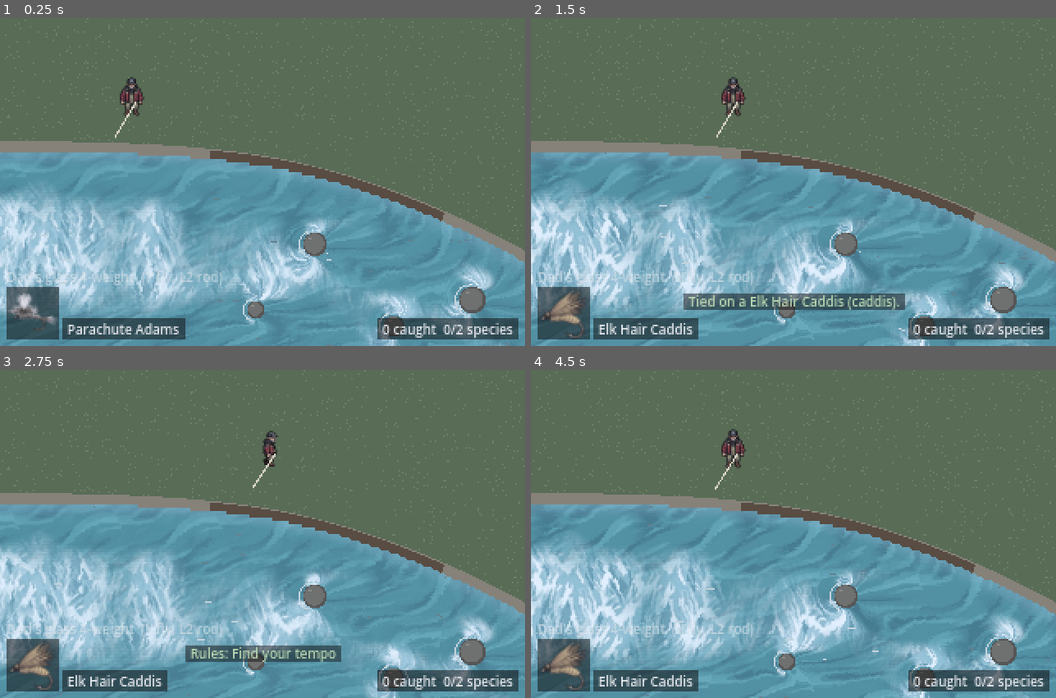
Above: before the commit, frames 1-4 (two rows, left to right).
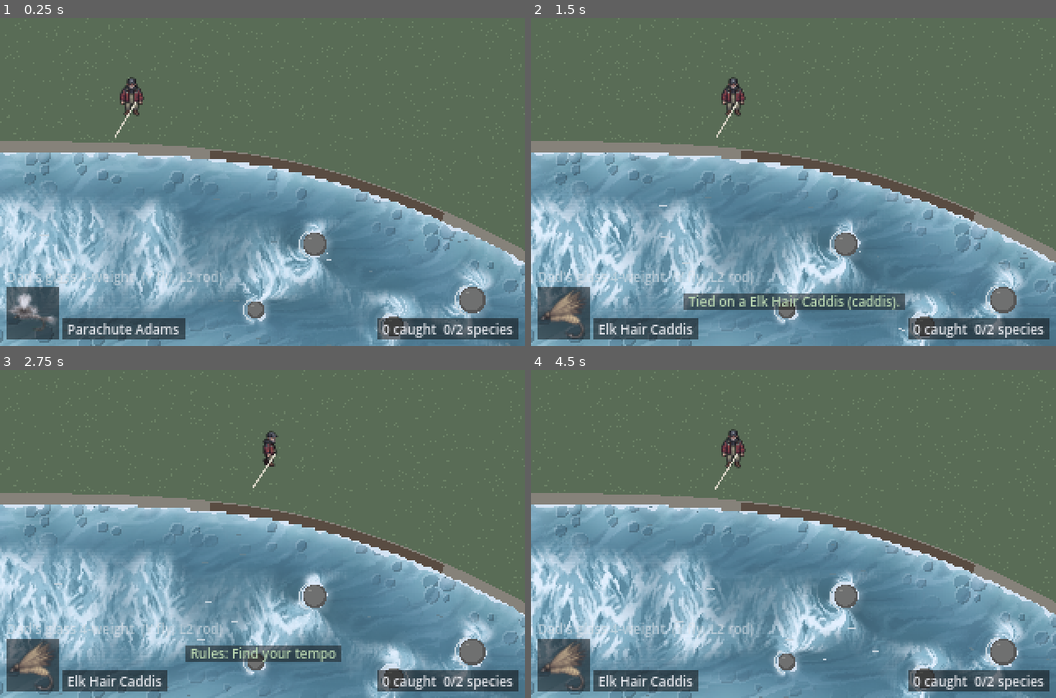
Above: after the commit, the same moments.

Repository: travernorm/Lodge
Game: Godot game, scene res://scenes/main.tscn
The game is run twice, just before and just after one commit, with the same random seed, the same clock (stepped at 60 frames per second) and the same inputs.
Inputs (mouse positions are in pixels of both pictures, inside the frame that each line leads up to):
- Up to frame 1 (0.25 s): no input
- Up to frame 2 (1.5 s): tap Enter at 0.5 s; move the mouse to (909, 165) at 0.52 s; hold D (move_right) 0.53-1.25 s; tap F (change_fly) at 0.6 s; click (909, 165) at 0.67 s; drag from (688, 198) to (767, 247) at 1.27 s
- Up to frame 3 (2.75 s): move the mouse to (315, 461) at 2.02 s; hold D (move_right) from 2.03 s (still down); tap Tab (cycle_rules) at 2.1 s
- Up to frame 4 (4.5 s): release D (move_right) at 2.75 s; drag from (767, 599) to (636, 484) at 2.77 s; move the mouse to (951, 583) at 3.52 s; hold A (move_left) 3.53-4.25 s; tap M (mend) at 3.6 s; drag from (636, 484) to (714, 452) at 4.27 s

The runs differ from the first frame. In frame 1, 13% of the frame differs, in the area x 0-100%, y 41-100%; in frame 2, 13%; in frame 3, 13%; in frame 4, 14%.

Commit message:
Restyle the water toward a clear look: palette by depth, riverbed in the shallows, foam lines
WaterLook gains a depth palette (the textures then add only their light and
dark pattern), see-through white water, sand and stones seen through the
shallows, and foam lines along banks and rocks. All new fields default off,
so water_spring.tres looks as before. WaterView bakes an edge texture (bank
and rock distance) for the foam. New looks water_clear.tres (now the scene's
look) and water_clear_crisp.tres (same, pixel dithered).

Co-Authored-By: Claude Opus 5.5 <noreply@anthropic.com>
Claude-Session: https://claude.ai/code/session_011A7L2nWXxx3DuoTr6W3gXT

Diff:
--- /dev/null
+++ b/data/looks/water_clear.tres
@@ -0,0 +1,27 @@
+[gd_resource type="Resource" script_class="WaterLook" load_steps=6 format=3]
+
+[ext_resource type="Script" path="res://scripts/river/water_look.gd" id="1_look"]
+[ext_resource type="Texture2D" path="res://assets/water/deep.png" id="2_deep"]
+[ext_resource type="Texture2D" path="res://assets/water/mid.png" id="3_mid"]
+[ext_resource type="Texture2D" path="res://assets/water/white.png" id="4_white"]
+
+[sub_resource type="Gradient" id="Gradient_clear"]
+offsets = PackedFloat32Array(0, 0.3, 0.7, 1)
+colors = PackedColorArray(0.408, 0.71, 0.839, 1, 0.176, 0.49, 0.604, 1, 0.106, 0.302, 0.329, 1, 0.071, 0.125, 0.184, 1)
+
+[resource]
+script = ExtResource("1_look")
+deep = ExtResource("2_deep")
+mid = ExtResource("3_mid")
+white = ExtResource("4_white")
+palette = SubResource("Gradient_clear")
+texture_detail = 0.6
+wash_clear = 0.6
+shallow_amount = 0.0
+sand_amount = 0.45
+stone_amount = 0.75
+stone_tint = Color(0.7, 0.8, 0.86, 1)
+stone_size_m = 1.4
+stone_density = 0.55
+bank_foam = 0.9
+rock_foam = 0.9
--- /dev/null
+++ b/data/looks/water_clear_crisp.tres
@@ -0,0 +1,28 @@
+[gd_resource type="Resource" script_class="WaterLook" load_steps=6 format=3]
+
+[ext_resource type="Script" path="res://scripts/river/water_look.gd" id="1_look"]
+[ext_resource type="Texture2D" path="res://assets/water/deep.png" id="2_deep"]
+[ext_resource type="Texture2D" path="res://assets/water/mid.png" id="3_mid"]
+[ext_resource type="Texture2D" path="res://assets/water/white.png" id="4_white"]
+
+[sub_resource type="Gradient" id="Gradient_crisp"]
+offsets = PackedFloat32Array(0, 0.3, 0.7, 1)
+colors = PackedColorArray(0.408, 0.71, 0.839, 1, 0.176, 0.49, 0.604, 1, 0.106, 0.302, 0.329, 1, 0.071, 0.125, 0.184, 1)
+
+[resource]
+script = ExtResource("1_look")
+deep = ExtResource("2_deep")
+mid = ExtResource("3_mid")
+white = ExtResource("4_white")
+palette = SubResource("Gradient_crisp")
+texture_detail = 0.6
+wash_clear = 0.6
+shallow_amount = 0.0
+sand_amount = 0.45
+stone_amount = 0.75
+stone_tint = Color(0.7, 0.8, 0.86, 1)
+stone_size_m = 1.4
+stone_density = 0.55
+bank_foam = 0.9
+rock_foam = 0.9
+dither = true
--- a/scenes/main.tscn
+++ b/scenes/main.tscn
@@ -7,7 +7,7 @@
 [ext_resource type="Script" path="res://scripts/casting/cast_practice.gd" id="9_practice"]
 [ext_resource type="Resource" path="res://data/stretches/demo_freestone.tres" id="10_stretch"]
 [ext_resource type="Script" path="res://scripts/river/water_view.gd" id="11_water"]
-[ext_resource type="Resource" path="res://data/looks/water_spring.tres" id="12_look"]
+[ext_resource type="Resource" path="res://data/looks/water_clear.tres" id="12_look"]
 [ext_resource type="Script" path="res://scripts/conditions/weather_view.gd" id="13_weather"]
 [ext_resource type="Resource" path="res://data/weather_looks/default.tres" id="14_weather_look"]
 
--- a/scripts/river/water_look.gd
+++ b/scripts/river/water_look.gd
@@ -46,6 +46,30 @@
 		shallow_tint = v
 		emit_changed()
 
+@export_group("Palette")
+## Water colour by depth: the left end is the edge, the right end the deepest
+## water. Empty = the textures keep their own colours (the first look).
+@export var palette: Gradient:
+	set(v):
+		if palette != null and palette.changed.is_connected(emit_changed):
+			palette.changed.disconnect(emit_changed)
+		palette = v
+		if palette != null:
+			palette.changed.connect(emit_changed)
+		emit_changed()
+## With a palette: how much the textures' light and dark pattern shows on top
+## of the palette colour. 0 = flat palette, 1 = the full pattern.
+@export_range(0.0, 2.0, 0.01) var texture_detail := 1.0:
+	set(v):
+		texture_detail = v
+		emit_changed()
+## How much the darker parts of the white water let the water below show
+## through. 0 = solid white water (the first look), 1 = only the bright crests.
+@export_range(0.0, 1.0, 0.01) var wash_clear := 0.0:
+	set(v):
+		wash_clear = v
+		emit_changed()
+
 @export_group("Where each texture shows")
 ## Depth (0 = dry, 1 = deepest in the stretch) where deep water takes over.
 @export_range(0.0, 1.0, 0.01) var deep_start := 0.6:
@@ -75,6 +99,76 @@
 @export_range(0.0, 1.0, 0.01) var shallow_amount := 0.35:
 	set(v):
 		shallow_amount = v
+		emit_changed()
+
+@export_group("Riverbed")
+## Depth where the bed (sand and stones) has faded from view. Clear water
+## shows the bed further out.
+@export_range(0.0, 1.0, 0.01) var bed_depth := 0.35:
+	set(v):
+		bed_depth = v
+		emit_changed()
+## Sand seen through the shallows.
+@export var sand_tint := Color("d8cc9c"):
+	set(v):
+		sand_tint = v
+		emit_changed()
+## 0 = no sand.
+@export_range(0.0, 1.0, 0.01) var sand_amount := 0.0:
+	set(v):
+		sand_amount = v
+		emit_changed()
+## Stones on the bed are the water colour times this tint.
+@export var stone_tint := Color("6f8f99"):
+	set(v):
+		stone_tint = v
+		emit_changed()
+## 0 = no stones.
+@export_range(0.0, 1.0, 0.01) var stone_amount := 0.0:
+	set(v):
+		stone_amount = v
+		emit_changed()
+## Typical stone spacing, in metres. Stones are up to about half this wide.
+@export_range(0.25, 5.0, 0.05) var stone_size_m := 1.0:
+	set(v):
+		stone_size_m = v
+		emit_changed()
+## Share of the bed that has a stone. 0 = none, 1 = cobbles everywhere.
+@export_range(0.0, 1.0, 0.01) var stone_density := 0.5:
+	set(v):
+		stone_density = v
+		emit_changed()
+
+@export_group("Foam")
+## Colour of the foam lines along the banks and around rocks.
+@export var foam_tint := Color("e6f4f8"):
+	set(v):
+		foam_tint = v
+		emit_changed()
+## Foam where the water meets the bank. 0 = off.
+@export_range(0.0, 1.0, 0.01) var bank_foam := 0.0:
+	set(v):
+		bank_foam = v
+		emit_changed()
+## Width of the bright bank line, in metres. A soft glow runs about three
+## times further out.
+@export_range(0.0, 2.0, 0.05) var bank_foam_width_m := 0.35:
+	set(v):
+		bank_foam_width_m = v
+		emit_changed()
+## Foam ringing boulders and logs. 0 = off.
+@export_range(0.0, 1.0, 0.01) var rock_foam := 0.0:
+	set(v):
+		rock_foam = v
+		emit_changed()
+@export_range(0.0, 2.0, 0.05) var rock_foam_width_m := 0.3:
+	set(v):
+		rock_foam_width_m = v
+		emit_changed()
+## How quickly the foam lines surge in and out, in waves per second.
+@export_range(0.0, 3.0, 0.05) var foam_surge := 0.6:
+	set(v):
+		foam_surge = v
 		emit_changed()
 
 @export_group("Edges")
--- a/scripts/river/water_view.gd
+++ b/scripts/river/water_view.gd
@@ -4,13 +4,16 @@
 ## Paints the river's water with a WaterLook. The stream scene calls setup()
 ## with its RiverField; this view bakes the field into a small texture (one
 ## texel per 0.25 m cell: current, depth, wet) and a shader picks the deep, mid
-## or white texture per pixel from it. It draws behind the stream scene, which
+## or white texture per pixel from it. A second baked texture holds how far each
+## cell is from the bank and from the nearest rock, for the foam lines. It draws behind the stream scene, which
 ## leaves its water pixels clear when this view is active.
 ##
 ## In the editor it builds its own field from preview_stretch, so the water
 ## shows in the viewport and changes live as the look is edited.
 
 const SHADER := preload("res://shaders/water.gdshader")
+## Furthest distance (m) from a bank or rock the edge texture can hold.
+const EDGE_RANGE := 3.0
 
 ## The look to paint. Empty = the stream scene draws its old flat bands.
 @export var look: WaterLook:
@@ -30,6 +33,7 @@
 
 var _mat := ShaderMaterial.new()
 var _size := Vector2.ZERO
+var _palette_tex := GradientTexture1D.new()
 
 
 func _ready() -> void:
@@ -50,6 +54,8 @@
 func setup(river: RiverField) -> void:
 	_size = Vector2(river.width, river.bottom - river.top) * WorldScale.PX_PER_M
 	_mat.set_shader_parameter(&"field", ImageTexture.create_from_image(field_image(river)))
+	_mat.set_shader_parameter(&"edges", ImageTexture.create_from_image(edge_image(river)))
+	_mat.set_shader_parameter(&"edge_range", EDGE_RANGE)
 	_mat.set_shader_parameter(&"field_cells", Vector2(river.cols, river.rows))
 	_mat.set_shader_parameter(&"cell_px", RiverField.CELL * WorldScale.PX_PER_M)
 	_mat.set_shader_parameter(&"flow_range", flow_range())
@@ -85,6 +91,61 @@
 	return Image.create_from_data(river.cols, river.rows, false, Image.FORMAT_RGBA8, data)
 
 
+## How far each cell is from the edges, one texel per cell: R = from the bank,
+## G = from the nearest boulder or log, both in metres mapped 0..EDGE_RANGE to
+## 0..1.
+static func edge_image(river: RiverField) -> Image:
+	var n := river.cols * river.rows
+	var bank := PackedFloat32Array()
+	var rock := PackedFloat32Array()
+	bank.resize(n)
+	rock.resize(n)
+	rock.fill(EDGE_RANGE)
+	var reach := ceili(EDGE_RANGE / RiverField.CELL)
+	for j in river.rows:
+		for i in river.cols:
+			var idx := j * river.cols + i
+			var p := river.cell_pos(i, j)
+			if river.shore.is_empty():
+				bank[idx] = minf(p.y - river.top, river.bottom - p.y)
+			else:
+				bank[idx] = -river.shore[idx]
+			if (river.wet.is_empty() or river.wet[idx] == 1) and river.is_solid(p):
+				# Stamp this rock cell's distance onto its neighbours.
+				for dj in range(-reach, reach + 1):
+					for di in range(-reach, reach + 1):
+						var ii := i + di
+						var jj := j + dj
+						if ii < 0 or jj < 0 or ii >= river.cols or jj >= river.rows:
+							continue
+						var d := Vector2(di, dj).length() * RiverField.CELL
+						var k := jj * river.cols + ii
+						rock[k] = minf(rock[k], d)
+	var data := PackedByteArray()
+	data.resize(n * 4)
+	for idx in n:
+		data[idx * 4] = clampi(roundi(bank[idx] / EDGE_RANGE * 255.0), 0, 255)
+		data[idx * 4 + 1] = clampi(roundi(rock[idx] / EDGE_RANGE * 255.0), 0, 255)
+		data[idx * 4 + 3] = 255
+	return Image.create_from_data(river.cols, river.rows, false, Image.FORMAT_RGBA8, data)
+
+
+## A texture's average colour, so the shader can keep its light and dark
+## pattern while the palette sets the colour. White when there is no texture.
+static func mean_colour(tex: Texture2D) -> Color:
+	if tex == null:
+		return Color.WHITE
+	var img := tex.get_image()
+	if img == null or img.is_empty():
+		return Color.WHITE
+	if img.is_compressed():
+		img.decompress()
+	img = img.duplicate()
+	img.resize(1, 1, Image.INTERPOLATE_BILINEAR)
+	var c := img.get_pixel(0, 0)
+	return Color(maxf(c.r, 0.02), maxf(c.g, 0.02), maxf(c.b, 0.02))
+
+
 func _draw() -> void:
 	if is_active() and _size != Vector2.ZERO:
 		draw_rect(Rect2(Vector2.ZERO, _size), Color.WHITE)
@@ -102,8 +163,21 @@
 			[&"white_start", look.white_start], [&"white_softness", look.white_softness],
 			[&"shallow_depth", look.shallow_depth], [&"shallow_amount", look.shallow_amount],
 			[&"edge_noise", look.edge_noise], [&"edge_noise_px", look.edge_noise_size_m * px],
-			[&"dither", look.dither], [&"motion", look.motion], [&"motion_cycle", look.motion_cycle]]:
+			[&"dither", look.dither], [&"motion", look.motion], [&"motion_cycle", look.motion_cycle],
+			[&"use_palette", look.palette != null], [&"texture_detail", look.texture_detail],
+			[&"wash_clear", look.wash_clear],
+			[&"deep_mean", mean_colour(look.deep)], [&"mid_mean", mean_colour(look.mid)],
+			[&"bed_depth", look.bed_depth], [&"sand_tint", look.sand_tint],
+			[&"sand_amount", look.sand_amount], [&"stone_tint", look.stone_tint],
+			[&"stone_amount", look.stone_amount], [&"stone_px", look.stone_size_m * px],
+			[&"stone_density", look.stone_density], [&"foam_tint", look.foam_tint],
+			[&"bank_foam", look.bank_foam], [&"bank_foam_w", look.bank_foam_width_m],
+			[&"rock_foam", look.rock_foam], [&"rock_foam_w", look.rock_foam_width_m],
+			[&"foam_surge", look.foam_surge]]:
 		_mat.set_shader_parameter(p[0], p[1])
+	if look.palette != null:
+		_palette_tex.gradient = look.palette
+		_mat.set_shader_parameter(&"palette", _palette_tex)
 	queue_redraw()
 
 
--- a/shaders/water.gdshader
+++ b/shaders/water.gdshader
@@ -1,6 +1,7 @@
 // Paints the river from a WaterLook (scripts/river/water_look.gd).
 // The field texture is the RiverField baked one texel per cell:
 // R, G = current (m/s, encoded around 0.5), B = depth (0..1), A = wet.
+// The edges texture holds distance to the bank (R) and to the nearest rock (G).
 // See scripts/river/water_view.gd.
 shader_type canvas_item;
 render_mode unshaded;
@@ -35,6 +36,31 @@
 uniform float rain = 0.0;
 uniform float rain_cell_px = 6.0;
 
+// Palette look: colour by depth, textures add only their light/dark pattern.
+uniform bool use_palette = false;
+uniform sampler2D palette : source_color, filter_linear, repeat_disable;
+uniform float texture_detail = 1.0;
+uniform vec4 deep_mean : source_color = vec4(1.0);
+uniform vec4 mid_mean : source_color = vec4(1.0);
+uniform float wash_clear = 0.0;
+// Riverbed seen through clear shallows.
+uniform float bed_depth = 0.35;
+uniform vec4 sand_tint : source_color = vec4(0.85, 0.8, 0.61, 1.0);
+uniform float sand_amount = 0.0;
+uniform vec4 stone_tint : source_color = vec4(0.44, 0.56, 0.6, 1.0);
+uniform float stone_amount = 0.0;
+uniform float stone_px = 8.0;
+uniform float stone_density = 0.5;
+// Foam lines along banks and around rocks.
+uniform sampler2D edges : filter_linear, repeat_disable;
+uniform float edge_range = 3.0;
+uniform vec4 foam_tint : source_color = vec4(0.9, 0.96, 0.97, 1.0);
+uniform float bank_foam = 0.0;
+uniform float bank_foam_w = 0.35;
+uniform float rock_foam = 0.0;
+uniform float rock_foam_w = 0.3;
+uniform float foam_surge = 0.6;
+
 varying vec2 world_px;
 
 void vertex() {
@@ -99,6 +125,48 @@
 	return abs(length(p - centre) - r) < 0.5 ? 1.0 - t * 2.0 : 0.0;
 }
 
+// Stones on the bed: one maybe-stone per cell of a jittered grid. Returns
+// x = inside a stone (0/1), y = +1 on its lit upper-left rim, -1 on its
+// shaded lower-right rim, 0 inside.
+vec2 stones(vec2 p) {
+	vec2 g = p / stone_px;
+	vec2 cell = floor(g);
+	vec2 best = vec2(0.0);
+	for (int y = -1; y <= 1; y++) {
+		for (int x = -1; x <= 1; x++) {
+			vec2 c = cell + vec2(float(x), float(y));
+			if (hash(c + 11.3) > stone_density) {
+				continue;
+			}
+			vec2 centre = (c + 0.2 + 0.6 * vec2(hash(c + 1.7), hash(c + 4.1))) * stone_px;
+			float r = stone_px * (0.22 + 0.28 * hash(c + 9.2));
+			vec2 d = p - centre;
+			// Squash a little so stones are not perfect circles.
+			d.x *= 0.8 + 0.4 * hash(c + 2.9);
+			if (length(d) < r) {
+				// +1 on the lit upper-left rim, -1 on the shaded lower-right.
+				float rim = length(d - vec2(1.0, 1.0)) >= r ? 1.0
+					: (length(d + vec2(1.0, 1.0)) >= r ? -1.0 : 0.0);
+				best = vec2(1.0, rim);
+			}
+		}
+	}
+	return best;
+}
+
+// A foam line hugging an edge `dist` metres away: a bright core `w` wide that
+// surges in and out, with a soft glow beyond it.
+float foam_line(float dist, float w, vec2 p) {
+	float wave = value_noise(p / 14.0 + vec2(TIME * foam_surge * 0.35, 0.0));
+	float surge = 0.6 + 0.4 * sin(TIME * foam_surge * 6.2832 + wave * 9.0);
+	// Wobble the line so it frays instead of tracing the bank exactly.
+	dist += (value_noise(p / 5.0) - 0.5) * w * 1.5;
+	float core = 1.0 - step(w * surge, dist);
+	float glow = 0.45 * (1.0 - smoothstep(0.0, w * 3.0, dist)) * (0.6 + 0.4 * wave);
+	float a = max(core, glow);
+	return dither ? step(bayer4(p + vec2(1.0, 3.0)), a) : a;
+}
+
 void fragment() {
 	vec2 p = floor(world_px) + 0.5;
 	vec4 f = texture(field, (p / cell_px + 0.5) / field_cells);
@@ -117,9 +185,37 @@
 	}
 	vec2 v_px = flow * px_per_m;
 
-	vec4 c = flowing(mid_tex, p, v_px, w1) * mid_tint;
-	c = mix(c, flowing(deep_tex, p, v_px, w1) * deep_tint, weight(depth + n, deep_start, deep_softness, p));
-	c = mix(c, flowing(white_tex, p, v_px, w1) * white_tint, weight(speed + n, white_start, white_softness, p + vec2(1.0, 2.0)));
+	vec4 c;
+	vec4 wash = flowing(white_tex, p, v_px, w1) * white_tint;
+	float w_white = weight(speed + n, white_start, white_softness, p + vec2(1.0, 2.0));
+	if (use_palette) {
+		// The bed first, then the water's own colour over it, then the surface.
+		float d = clamp(depth + n * 0.5, 0.0, 1.0);
+		vec3 water = texture(palette, vec2(d, 0.5)).rgb;
+		float bed = 1.0 - smoothstep(0.0, bed_depth + 0.0001, depth);
+		float sand = sand_amount * bed * (0.55 + 0.45 * value_noise(p / 10.0));
+		water = mix(water, water * sand_tint.rgb * 1.6, dither ? step(bayer4(p), sand) : sand);
+		vec2 st = stones(p);
+		float see = stone_amount * smoothstep(0.0, 0.6, bed);
+		vec3 stone = water * stone_tint.rgb;
+		stone = st.y > 0.5 ? mix(water, vec3(1.0), 0.2) : (st.y < -0.5 ? stone * 0.75 : stone);
+		water = mix(water, stone, st.x * see);
+		vec3 pm = flowing(mid_tex, p, v_px, w1).rgb / mid_mean.rgb;
+		vec3 pd = flowing(deep_tex, p, v_px, w1).rgb / deep_mean.rgb;
+		vec3 pattern = mix(pm, pd, weight(depth + n, deep_start, deep_softness, p));
+		c = vec4(water * mix(vec3(1.0), pattern, texture_detail), 1.0);
+		float lum = dot(wash.rgb, vec3(0.3, 0.5, 0.2));
+		w_white *= mix(1.0, smoothstep(0.45, 0.85, lum), wash_clear);
+		c = mix(c, wash, w_white);
+		vec4 e = texture(edges, (p / cell_px + 0.5) / field_cells) * edge_range;
+		float foam = bank_foam * foam_line(e.r, bank_foam_w, p);
+		foam = max(foam, rock_foam * foam_line(e.g, rock_foam_w, p + vec2(5.0, 3.0)));
+		c.rgb = mix(c.rgb, foam_tint.rgb, foam);
+	} else {
+		c = flowing(mid_tex, p, v_px, w1) * mid_tint;
+		c = mix(c, flowing(deep_tex, p, v_px, w1) * deep_tint, weight(depth + n, deep_start, deep_softness, p));
+		c = mix(c, wash, w_white);
+	}
 	float shallow = shallow_amount * (1.0 - smoothstep(0.0, shallow_depth + 0.0001, depth));
 	c.rgb = mix(c.rgb, shallow_tint.rgb, dither ? step(bayer4(p + vec2(3.0, 0.0)), shallow) : shallow);
 	if (rain > 0.0) {
--- /dev/null
+++ b/tests/water_edges_test.gd
@@ -0,0 +1,73 @@
+extends SceneTree
+## WaterView's edge texture (bank and rock distance for the foam lines) and the
+## palette looks in data/looks.
+
+var _failures := 0
+
+
+func _initialize() -> void:
+	var stretch: Stretch = load("res://data/stretches/demo_freestone.tres")
+	var river := RiverField.new()
+	river.build_stretch(stretch)
+	_test_bank_distance(river)
+	_test_rock_distance(river)
+	_test_palette_looks()
+	if _failures == 0:
+		print("Water edges tests passed.")
+		quit(0)
+	else:
+		printerr("%d water edges test(s) failed." % _failures)
+		quit(1)
+
+
+## R holds metres to the bank, 0 on dry land, capped at EDGE_RANGE.
+func _test_bank_distance(river: RiverField) -> void:
+	var img := WaterView.edge_image(river)
+	_check(img.get_width() == river.cols and img.get_height() == river.rows, "edge image is one texel per cell")
+	var step := WaterView.EDGE_RANGE / 255.0
+	var worst := 0.0
+	for j in range(0, river.rows, 5):
+		for i in range(0, river.cols, 5):
+			var idx := j * river.cols + i
+			var want := clampf(-river.shore[idx], 0.0, WaterView.EDGE_RANGE)
+			worst = maxf(worst, absf(img.get_pixel(i, j).r * WaterView.EDGE_RANGE - want))
+	_check(worst <= step, "edge bank distance matches the river (worst %.3f m)" % worst)
+
+
+## G is 0 inside every boulder and grows with distance from it.
+func _test_rock_distance(river: RiverField) -> void:
+	var img := WaterView.edge_image(river)
+	var boulders := river.features.filter(func(f: RiverFeature) -> bool: return f is Boulder)
+	_check(not boulders.is_empty(), "the demo stretch has boulders to ring with foam")
+	for b: Boulder in boulders:
+		var i := roundi(b.centre.x / RiverField.CELL)
+		var j := roundi((b.centre.y - river.top) / RiverField.CELL)
+		_check(img.get_pixel(i, j).g < 0.01, "rock distance is 0 at a boulder's centre")
+		var k := ceili((b.radius + 1.0) / RiverField.CELL)
+		var away := img.get_pixel(clampi(i + k, 0, river.cols - 1), j).g * WaterView.EDGE_RANGE
+		_check(away > 0.5, "rock distance grows away from a boulder (%.2f m)" % away)
+
+
+## Every look with a palette has at least two colours, and its textures have a
+## usable average colour for the shader's pattern.
+func _test_palette_looks() -> void:
+	var found := 0
+	for f in DirAccess.get_files_at("res://data/looks"):
+		if not f.ends_with(".tres"):
+			continue
+		var look: WaterLook = load("res://data/looks/" + f)
+		if look.palette == null:
+			continue
+		found += 1
+		_check(look.palette.get_point_count() >= 2, "look %s: the palette has 2+ colours" % f)
+		for t in [look.deep, look.mid]:
+			var m := WaterView.mean_colour(t)
+			_check(m.r > 0.0 and m.g > 0.0 and m.b > 0.0 and m != Color.WHITE,
+				"look %s: %s has an average colour" % [f, t.resource_path])
+	_check(found > 0, "at least one water look uses a palette")
+
+
+func _check(ok: bool, what: String) -> void:
+	if not ok:
+		_failures += 1
+		printerr("FAIL: " + what)
Not shown, changed: docs/ARCHITECTURE.md
Not shown, changed: docs/DEVELOPMENT_PROCESS.md
